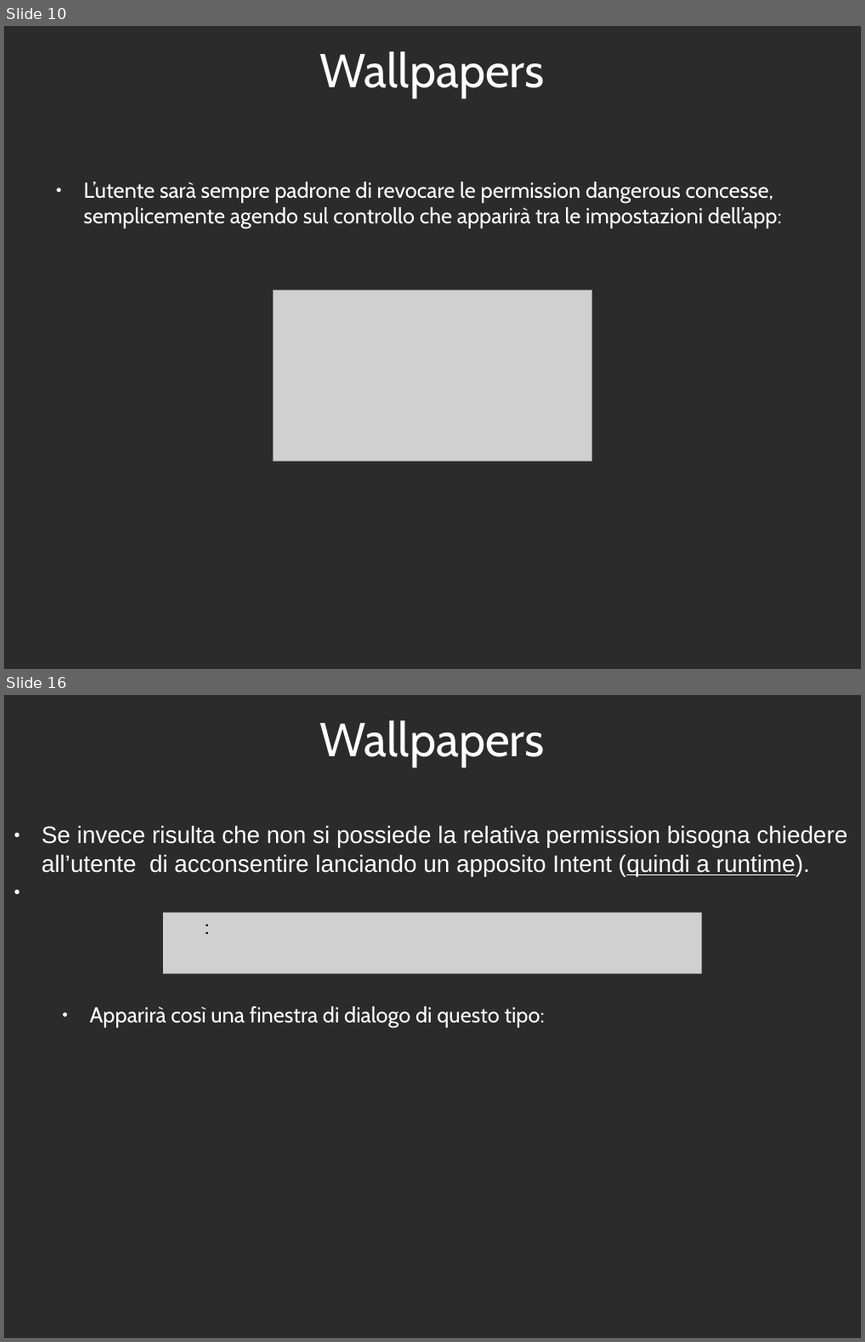
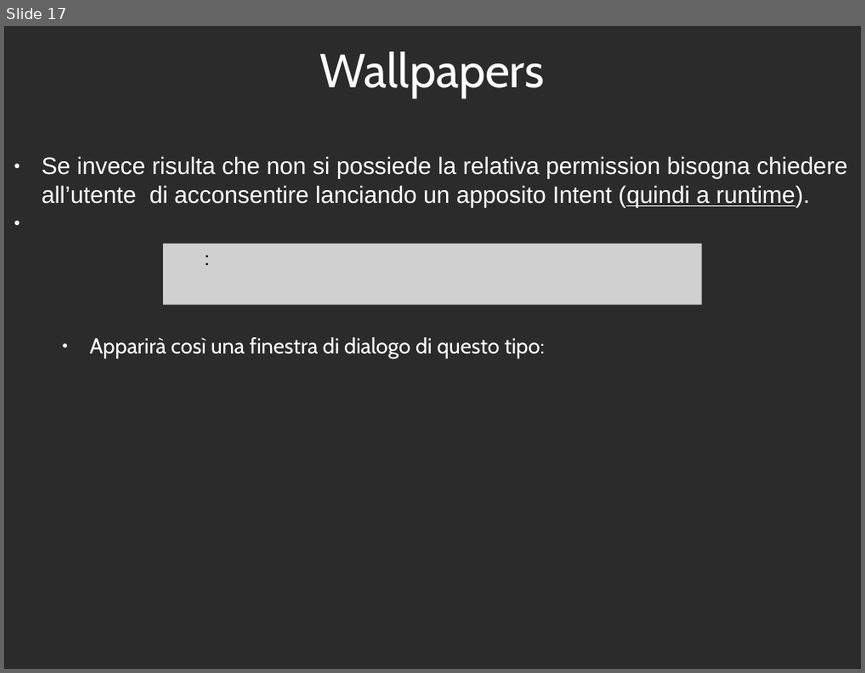
Before and after one commit to 0088024/Wallpaper_v4, a slide deck: ESONERO_WALLPAPERS_FPR-IOL2018.odp. Shown one above the other, each under a label of ours: slides 10 and 16 before the commit, slide 17 after it; the slides between them are not shown. The pictures are 865x1342 and 865x673 pixels, drawn with LibreOffice and Linux fonts; fonts in the diff are those of the drawing; grey boxes stand for pictures; background and template pictures are left out; a plain dark background stands for a picture behind light text. Boxes give left, top, right and bottom in pixels: in the first picture for what was removed or moved away, otherwise in the second. Text is boxed around its words. In the diff, an @@ line names an element or a change of style, - is before the commit and + after.

```diff
--- a/ESONERO_WALLPAPERS_FPR-IOL2018.odp
+++ b/ESONERO_WALLPAPERS_FPR-IOL2018.odp
@@ slide 10 removed at (4,26,861,669), background picture (left out) @@
@@ title removed at (320,52,545,98) @@
-Wallpapers
@@ text removed at (84,182,782,228) @@
-● L’utente sarà sempre padrone di revocare le permission dangerous concesse, semplicemente agendo sul controllo che apparirà tra le impostazioni dell’app:
@@ picture removed at (273,290,591,460) @@
@@ what was slide 16 is now slide 17 @@
```
Also in this commit, not shown: 5 slides changed, 4 slides added, 4 other slides removed.
